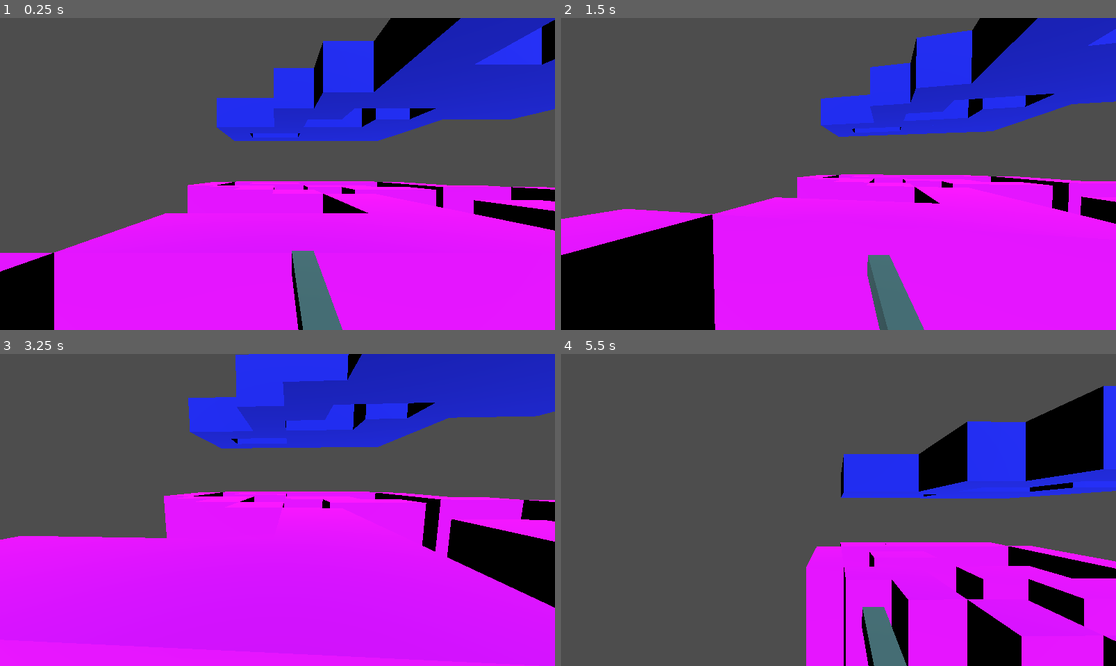
Above: before the commit, frames 1-4 (two rows, left to right).
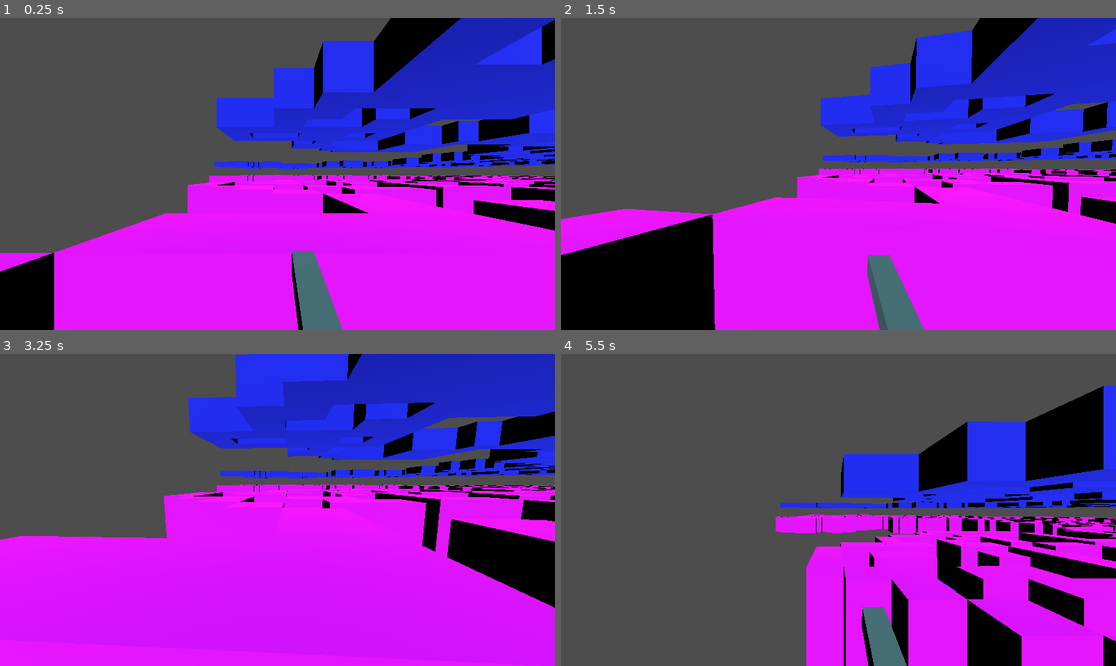
Above: after the commit, the same moments.

Repository: scoutantho/simplictyjam2
Game: Godot game, scene res://Scenes/game.tscn
Same seed, same stepped clock (60 frames per second), same inputs: the game is played once before the commit and once after it.
Inputs (mouse positions are in pixels of both pictures, inside the frame that each line leads up to):
- Up to frame 1 (0.25 s): no input
- Up to frame 2 (1.5 s): move the mouse to (866, 174) at 0.52 s; hold W (move_up) 0.53-1.28 s; hold Right mouse button (right_click) 0.53-1.28 s; tap Space (move_jump) at 0.77 s; move the mouse to (727, 189) at 1.27 s; hold S (move_down) from 1.28 s (still down); right-click (727, 189) at 1.35 s
- Up to frame 3 (3.25 s): tap Space (move_jump) at 1.52, 3.02 s; move the mouse to (288, 503) at 2.02 s; release S (move_down) at 2.03 s; hold Right mouse button (right_click) 2.03-2.78 s; hold W (move_up) from 2.03 s (still down); move the mouse to (249, 572) at 2.77 s; right-click (249, 572) at 2.85 s
- Up to frame 4 (5.5 s): move the mouse to (877, 513) at 3.52 s; hold Right mouse button (right_click) 3.53-4.28 s; tap Space (move_jump) at 3.77, 4.52 s; move the mouse to (672, 463) at 4.27 s; release W (move_up) at 4.28 s; hold Left (move_left) 4.28-5.03 s; right-click (672, 463) at 4.35 s; move the mouse to (844, 510) at 5.02 s; hold W (move_up) from 5.03 s (still down); hold Right mouse button (right_click) from 5.03 s (still down)

The runs differ from the first frame. In frame 1, 6.9% of the frame differs, in the area x 37-100%, y 29-55%; in frame 2, 5.3%; in frame 3, 7.7%; in frame 4, 7.8%, in the area x 38-100%, y 43-77%.

Commit message:
Increase grid size and implement backtracking for tile placement in game logic

Diff:
--- a/Scenes/game.tscn
+++ b/Scenes/game.tscn
@@ -8,8 +8,7 @@
 script = ExtResource("1_lwhkp")
 
 [node name="Camera3D" type="Camera3D" parent="."]
-transform = Transform3D(1, 0, 0, 0, 0.866025, 0.5, 0, -0.5, 0.866025, 0, 10, 12)
-visible = false
+transform = Transform3D(1, 0, 0, 0, 0.866025, 0.5, 0, -0.5, 0.866025, 0, 17, 25)
 
 [node name="Player" parent="." instance=ExtResource("1_37s63")]
 transform = Transform3D(1, 0, 0, 0, 1, 0, 0, 0, 1, 0, 3, 0)
--- a/Scripts/game.gd
+++ b/Scripts/game.gd
@@ -2,8 +2,8 @@
 
 const dir = [Vector2.RIGHT, Vector2.LEFT, Vector2.UP, Vector2.DOWN]
 
-var grid_size = 1000
-var grid_steps = 500 #number of tiles ?
+var grid_size = 2000
+var grid_steps = 1000 #number of tiles ?
 var wall_height = 3
 var _isRoofEnable: bool = true
 
@@ -25,33 +25,40 @@
 func _ready():
 	setDefaultSpawn()
 	randomize()
-	var current_pos = Vector2(0,0)
-
-	var current_dir = Vector2.RIGHT
-	var last_dir = current_dir * -1
+	var current_pos = Vector2(0, 0)
+	var position_stack = [current_pos]  # Stack for backtracking
+	tilesAlreadyPresent.append(current_pos)
 
 	for i in range(grid_steps):
+		if position_stack.is_empty():
+			print("No more positions to backtrack to!")
+			break
+
+		current_pos = position_stack[-1]  # Get the last position from the stack
 		var temp_dir = dir.duplicate()
 		temp_dir.shuffle()
 		var d = temp_dir.pop_front()
+		var found_valid = false
 
-		while temp_dir.size() > 0:  # Ensure we don't exhaust all directions without valid movement
+		while temp_dir.size() > 0:
 			var new_pos = current_pos + d
 
-		# Check grid boundaries and duplicate tiles
+			# Check grid boundaries and duplicate tiles
 			if abs(new_pos.x) <= grid_size and abs(new_pos.y) <= grid_size and new_pos not in tilesAlreadyPresent:
-				break  # Valid direction found
+				found_valid = true
+				break
 
-			# Try another direction
 			d = temp_dir.pop_front()
 
-		# Check if a valid direction was found
-		var new_pos = current_pos + d
-		if abs(new_pos.x) <= grid_size and abs(new_pos.y) <= grid_size and new_pos not in tilesAlreadyPresent:
-			current_pos = new_pos
-			tilesAlreadyPresent.append(current_pos)
-			$GridMap.set_cell_item(Vector3i(int(current_pos.x), 0, int(current_pos.y)), 0, 0)
-			# $GridMap.set_cell_item(Vector3i(int(current_pos.x), 5, int(current_pos.y)), 0, 0)
+		if found_valid:
+			var new_pos = current_pos + d
+			tilesAlreadyPresent.append(new_pos)
+			position_stack.append(new_pos)  # Push the new position to the stack
+			$GridMap.set_cell_item(Vector3i(int(new_pos.x), 0, int(new_pos.y)), 0, 0)
+		else:
+			print("No valid direction found from", current_pos)
+			position_stack.pop_back()  # Backtrack to the previous position
+
 	add_roof()
 	add_walls()
 
